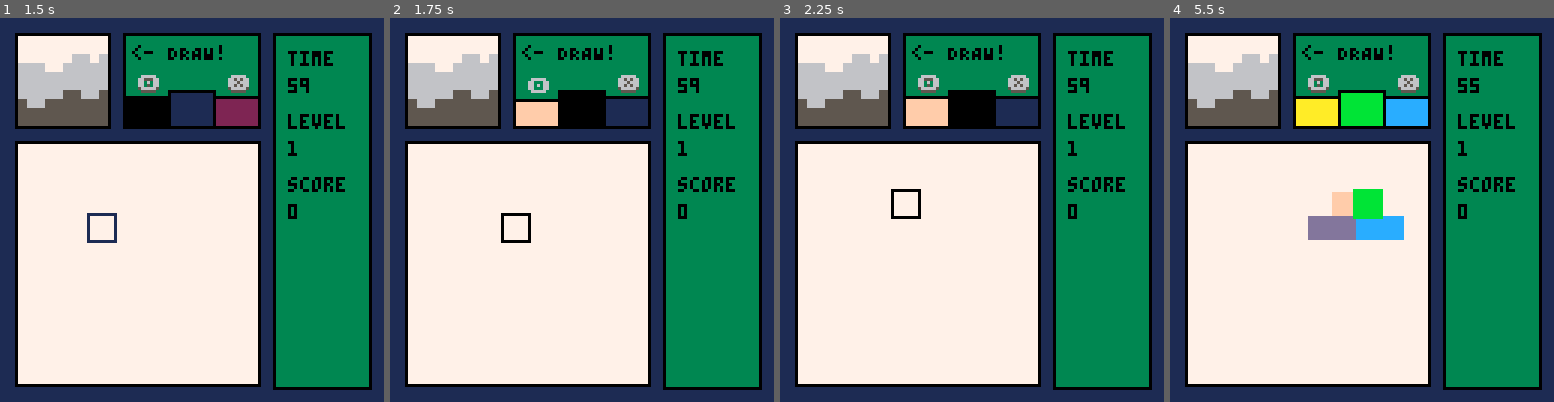
Above: before the commit, frames 1-4 (left to right).
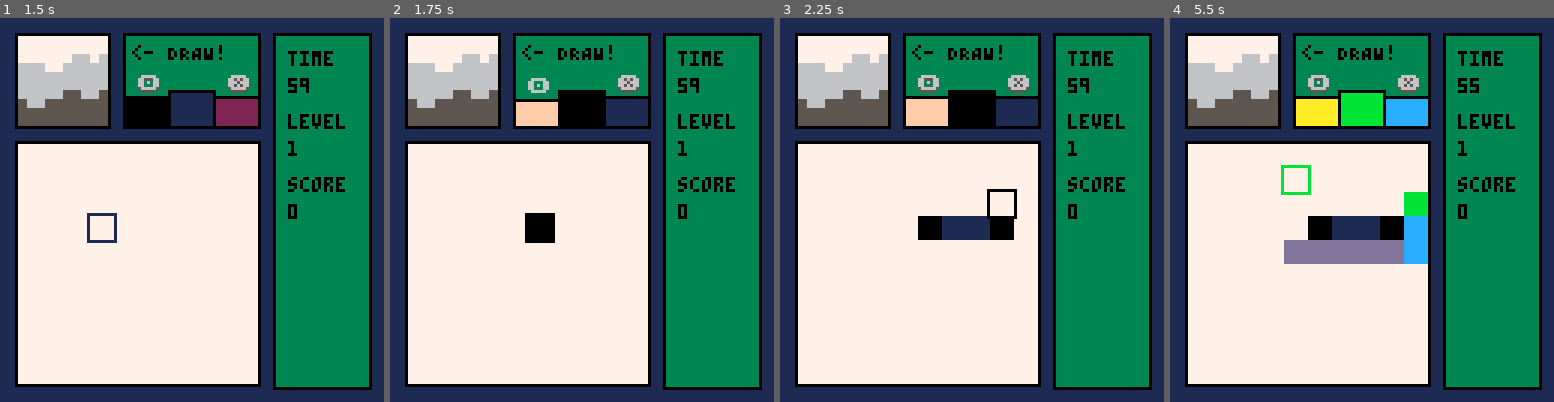
Above: after the commit, the same moments.

Repository: appellatebaton0/siege-6
Game: PICO-8 cartridge siege6.p8
The game is run twice, just before and just after one commit, with the same random seed, the same clock (stepped at 60 frames per second) and the same inputs.
Inputs:
- Up to frame 1 (1.5 s): tap X (X key) at 0.33, 1.07 s; tap O (Z key) at 0.7 s
- Up to frame 2 (1.75 s): hold Right from 1.6 s (still down); tap O (Z key) at 1.7 s
- Up to frame 3 (2.25 s): tap X (X key) at 1.85 s; release Right at 2.1 s; tap O (Z key) at 2.1 s; hold Up from 2.15 s (still down)
- Up to frame 4 (5.5 s): release Up at 2.42 s; hold Right 2.47-3.03 s; tap O (Z key) every 0.4 s from 2.5 to 5.3 s; tap X (X key) at 2.97, 4.08, 5.2 s; hold Left 3.08-3.58 s; hold Down 3.63-3.97 s; hold Right 4.02-4.68 s; hold Up 4.73-5.03 s; hold Left from 5.08 s (still down)

Frame 1 is identical in both runs. In frame 2, 0.7% of the frame differs, in the area x 28-43%, y 50-59%; in frame 3, 1.9%; in frame 4, 5.8%, in the area x 28-68%, y 38-65%.

Commit message:
v0.18 - Options / Better Mouse Movement
Added an options menu, and made the mouse move constantly instead of every time you click so you don't have to spam the button.

Diff:
--- a/siege6.lua
+++ b/siege6.lua
@@ -2,6 +2,10 @@
 -- Baton0
 
 // Helper Functions
+
+outline_color = 0
+background_color = 1
+pane_color = 3
 
 function rectline(x, y, sx, sy, fill, outline)
     rectfill(x, y, x + sx, y + sy, fill)
@@ -209,7 +213,7 @@
     x=5, y=5, sx=32, sy=32,
 
     _draw=function(this)
-        rect(this.x, this.y, this.x + this.sx - 1, this.y + this.sy - 1, 0)
+        rect(this.x, this.y, this.x + this.sx - 1, this.y + this.sy - 1, outline_color)
 
         canvas = grid.canvas
         for i=1,grid.grid_size do
@@ -259,7 +263,7 @@
     end,
 
     _draw=function(this)
-        rectline(this.x, this.y, this.sx, this.sy, 3, 0)
+        rectline(this.x, this.y, this.sx, this.sy, pane_color, outline_color)
 
         if not state.in_menu then this:draw_canvas() end
     end
@@ -323,7 +327,7 @@
     end,
 
     _draw=function(this)
-        rectline(this.x, this.y, this.sx, this.sy, 3, 0)
+        rectline(this.x, this.y, this.sx, this.sy, pane_color, outline_color)
         if state.in_menu then this:display_instructions() else this:display_colors() end
     end
 }
@@ -386,27 +390,31 @@
 
         optns =
         {
-            options = {"back"},
+            options = {"screen", "outln", "pane", "back"},
 
             _update=function (this, menu)
                 // Selecting a menu item
                 if btnp(5) then
-                    if menu.options[this.index] == "back" then
+                    if menu.options[this.index] == "screen" then
+                        background_color += 1 if background_color > 15 then background_color = 0 end
+                    elseif menu.options[this.index] == "outln" then
+                        outline_color += 1 if outline_color > 15 then outline_color = 0 end
+                    elseif menu.options[this.index] == "pane" then
+                        pane_color += 1 if pane_color > 15 then pane_color = 0 end
+                    elseif menu.options[this.index] == "back" then
                         this:change_menu("main")
-                elseif menu.options[this.index] == "optns" then
-                        this:change_menu("optns")
                     end
                 end
             end,
 
             _draw=function (this, menu)
-                print("-optns-", this.x + 5, this.y + 5, 0)
+                print("-optns-", this.x + 3, this.y + 5, 0)
                 for i=1,#menu.options do
 
                     message = menu.options[i]
                     if i == this.index then message = ">"..tostr(menu.options[i]) end
 
-                    print(message, this.x + 5, this.y + 7 +  (10 * i), 0)
+                    print(message, this.x + 3, this.y + 7 +  (10 * i), 0)
                 end
             end
         },
@@ -418,6 +426,10 @@
             _update=function (this, menu)
                 // Selecting a menu item
                 if btnp(5) then
+
+                    state.current_level = 1
+                    state.score = 0
+
                     if menu.options[this.index] == "again" then
                         state:start_round()
                         this:change_menu("scoreboard")
@@ -436,6 +448,13 @@
 
                     print(message, this.x + 5, this.y + 7 +  (10 * i), 0)
                 end
+
+                offset = {x=this.x, y=this.y + 50}
+                print("level", offset.x + 5, offset.y + 27)
+                print(state.current_level, offset.x + 5, offset.y + 36)
+
+                print("score", offset.x + 5, offset.y + 48)
+                print(state.score, offset.x + 5, offset.y + 57, 0)
             end
         }
 
@@ -470,7 +489,7 @@
     end,
 
     _draw=function(this)
-        rectline(this.x, this.y, this.sx, this.sy, 3, 0)
+        rectline(this.x, this.y, this.sx, this.sy, pane_color, outline_color)
 
         current_menu = this.menus[this.current_menu]
 
@@ -483,14 +502,17 @@
 
     color = 1,
 
+    move_delay = 3,
+    move_timer = 0,
     control=function(this)
         nx = this.x ny = this.y
 
         // Control the next position
-        if     btnp(0) then nx -= 1
-        elseif btnp(1) then nx += 1
-        elseif btnp(2) then ny -= 1
-        elseif btnp(3) then ny += 1
+        this.move_timer = move_towards(this.move_timer, 0, 1)
+        if     btn(0) and this.move_timer == 0 then nx -= 1 this.move_timer = this.move_delay
+        elseif btn(1) and this.move_timer == 0 then nx += 1 this.move_timer = this.move_delay
+        elseif btn(2) and this.move_timer == 0 then ny -= 1 this.move_timer = this.move_delay
+        elseif btn(3) and this.move_timer == 0 then ny += 1 this.move_timer = this.move_delay
         else return end
 
         // Clamp the position onto the grid.
@@ -564,7 +586,7 @@
 end
 
 function _draw()
-    cls(1)
+    cls(background_color)
 
     // ⬇️⬆️⬅️➡️ fo. future reference
 
Not shown, changed: README.md
Not shown, added: screenshots/options.png
